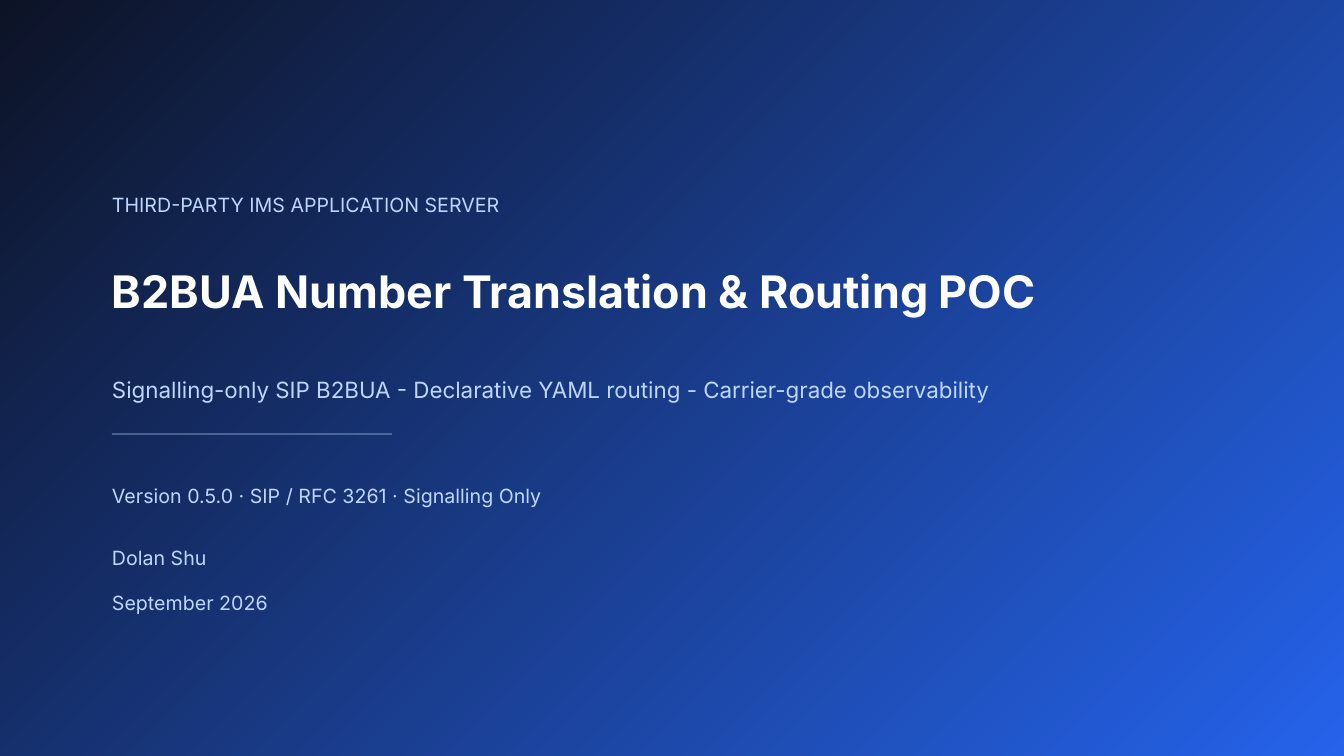
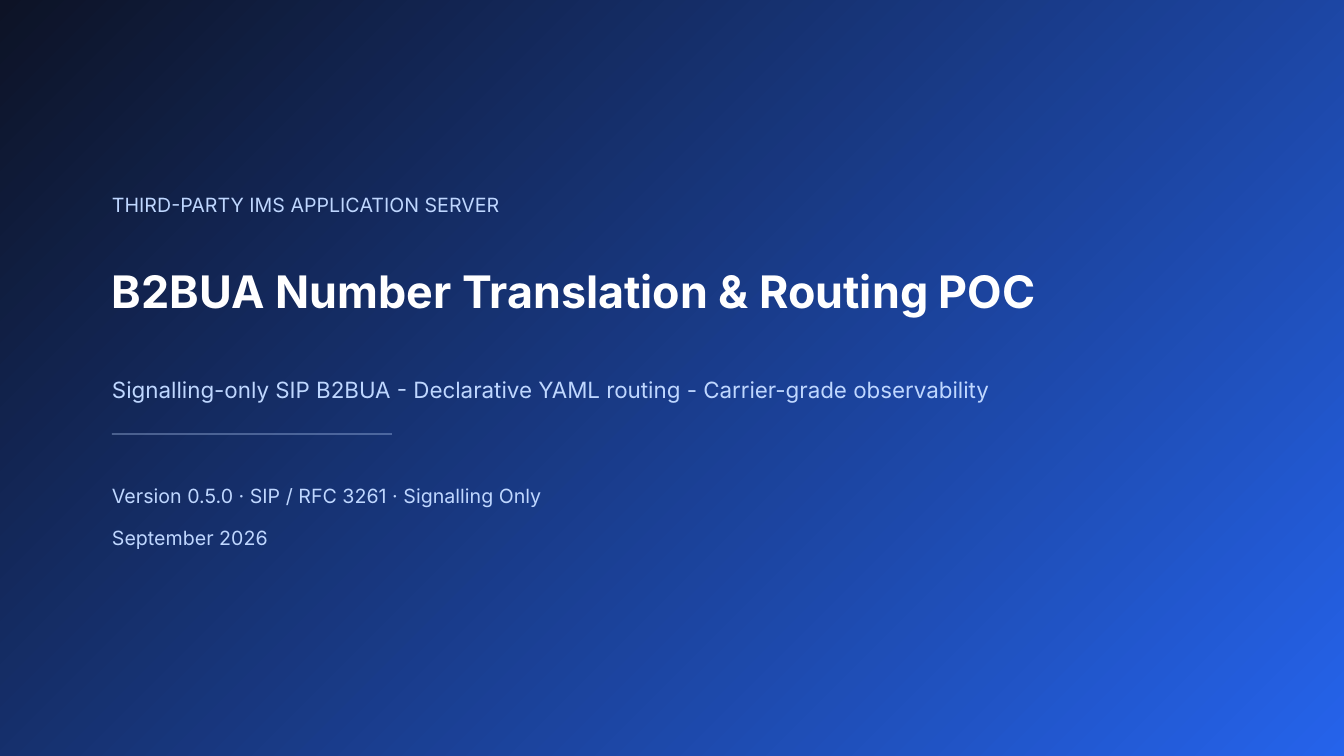
Before and after one commit to dolanshu/3rdparty_AS_POC, a slide deck: slide 1 of docs/3rdPartyAS_Poc_Introduction.pptx. Drawn at 1344x756 pixels with LibreOffice and Linux fonts; fonts in the diff are those of the drawing. Boxes give left, top, right and bottom in pixels: in the first picture for what was removed or moved away, otherwise in the second. Text is boxed around its words. In the diff, an @@ line names an element or a change of style, - is before the commit and + after.

Commit message:
chore(p1): keep the P1 commits to the deploy and docs change set
`docs/3rdPartyAS_Poc_Introduction.pptx` was already staged in the working
tree (the presentation is open in an editor) when the P1 commits were
created, so the plain `git commit` carried that staged binary into
b5ad287. This restores the committed deck to its previous revision. The
working-tree copy is put back unchanged afterwards, so the in-progress edit
is not lost and stays exactly as the author left it.

```diff
--- a/docs/3rdPartyAS_Poc_Introduction.pptx
+++ b/docs/3rdPartyAS_Poc_Introduction.pptx
@@ text "September 2026": place and size @@
-text "September 2026" at box(112, 595, 267, 614)
+text "September 2026" at box(112, 530, 267, 549)
@@ text removed at box(112, 550, 207, 565) @@
-Dolan Shu
```
